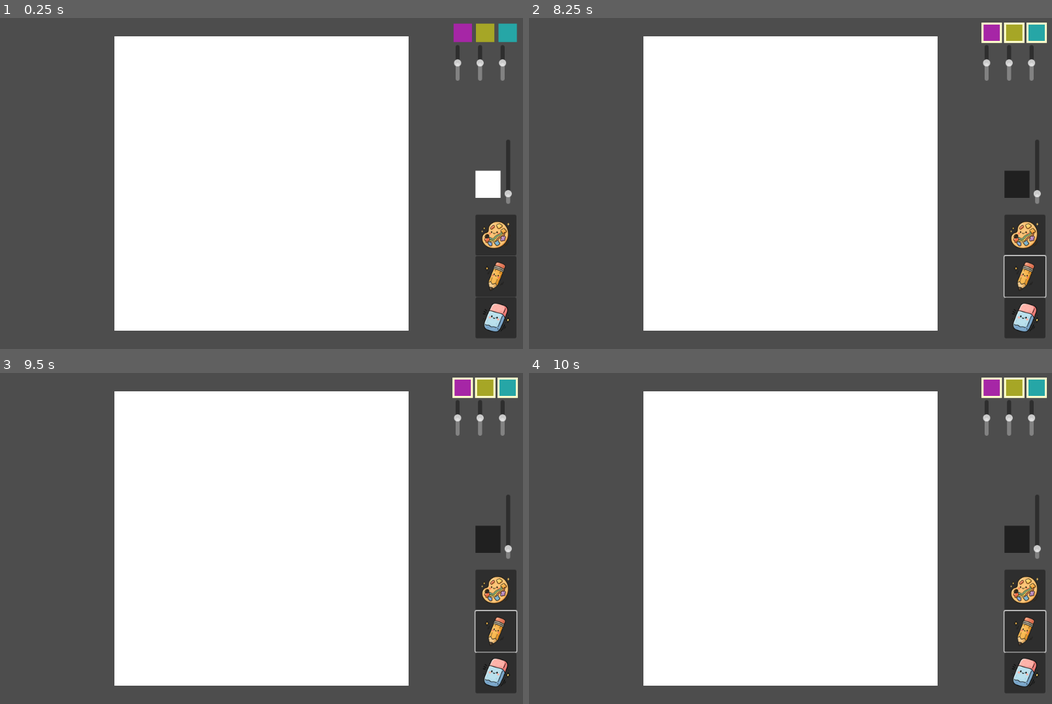
Above: before the commit, frames 1-4 (two rows, left to right).
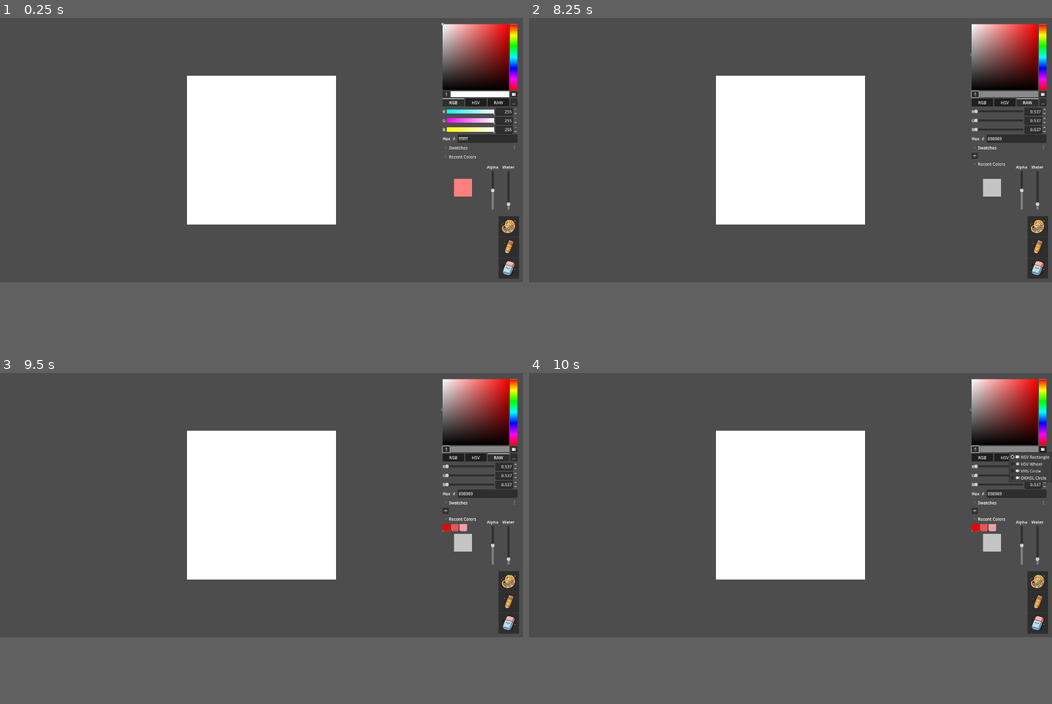
Above: after the commit, the same moments.

Repository: Dubu911/Watercolor_simulation
Game: Godot game, scene res://trial3/main3.tscn
Same seed, same stepped clock (60 frames per second), same inputs: the game is played once before the commit and once after it.
Inputs (mouse positions are in pixels of both pictures, inside the frame that each line leads up to; where the layout moved, square brackets give the same spot in the first picture):
- Up to frame 1 (0.25 s): no input
- Up to frame 2 (8.25 s): click (989, 31) at 0.52 s; click (1015, 31) at 1.27 s; click (1036, 31) at 2.02 s; click (1036, 279) [1025, 236] at 2.75 s; click (1036, 305) [1025, 276] at 3.5 s; click (973, 113) at 4.27 s; click (984, 123) at 5 s, where only the run after the commit has a clickable "RGB"; click (1004, 123) at 5.75 s, where only the run after the commit has a clickable "HSV"; click (1025, 123) at 6.5 s, where only the run after the commit has a clickable "RAW"; click (1041, 123) at 7.25 s, where only the run after the commit has a clickable "..."; click (1004, 180) at 8 s, where only the run after the commit has a clickable "Swatches"
- Up to frame 3 (9.5 s): click (481, 555) at 8.75 s, where only the run after the commit has a clickable "Recent Colors"
- Up to frame 4 (10 s): click (1041, 468) at 9.52 s
In our replay, the window is 800x506 before the commit and 800x404 after it. These sizes can differ from the game's own. Grey fills any space a smaller window leaves; there, only what the larger window draws over its background counts as a difference.

The runs differ from the first frame. In frame 1, 45% of the frame differs, in the area x 21-100%, y 1-97%; in frame 2, 45%; in frame 3, 45%; in frame 4, 45%.

Commit message:
UI change. Full color wheel implemented

Diff:
--- a/project.godot
+++ b/project.godot
@@ -21,7 +21,8 @@
 
 [display]
 
-window/size/viewport_width=1024
+window/size/viewport_width=2024
+window/size/viewport_height=1024
 
 [input]
 
--- a/trial3/brush_manager.gd
+++ b/trial3/brush_manager.gd
@@ -8,9 +8,7 @@
 @export var eraser_brush_path: NodePath
 @export var layer_for_mouse_pos_path: NodePath
 @export var current_color_display_path: NodePath
-@export var magenta_button_path: NodePath
-@export var cyan_button_path: NodePath
-@export var yellow_button_path: NodePath
+@export var color_picker_path: NodePath
 
 # --- Internal References to PathNode ---
 var painting_coordinator: Node
@@ -19,21 +17,13 @@
 var eraser_brush: Node
 var layer_for_mouse_pos: Sprite2D
 var current_color_display: ColorRect
-var magenta_button: Button
-var cyan_button: Button
-var yellow_button: Button
+var color_picker: ColorPicker
 
 # --- Current Brush State ---
-var current_pigment_color: Color = Color.GRAY
-var current_water_amount: float = 0.1 # Default value
-
-# A dictionary to store the state of each pigment.
-# The key is the pure color, the value is another dictionary holding its state.
-var pigment_states = {
-	Color(1.0, 0.0, 1.0, 1.0): {"selected": false, "alpha": 0.5, "button_node": null}, # Magenta
-	Color(0.0, 1.0, 1.0, 1.0): {"selected": false, "alpha": 0.5, "button_node": null}, # Cyan
-	Color(1.0, 1.0, 0.0, 1.0): {"selected": false, "alpha": 0.5, "button_node": null}  # Yellow
-}
+var current_hue: Color = Color.RED  # Base hue (RGB only, alpha ignored)
+var current_pigment_alpha: float = 0.5  # Pigment concentration (0.0 - 1.0)
+var current_pigment_color: Color = Color(1.0, 0.0, 0.0, 0.5)  # Final color with alpha
+var current_water_amount: float = 0.1  # Water amount
 
 
 func _ready():
@@ -65,30 +55,19 @@
 		printerr("BrushManager ERROR: CurrentColorDisplay not found!")
 		return
 
-	magenta_button = get_node_or_null(magenta_button_path) as Button
-	if not magenta_button:
-		printerr("BrushManager ERROR: magenta_button not found!")
+	color_picker = get_node_or_null(color_picker_path) as ColorPicker
+	if not color_picker:
+		printerr("BrushManager ERROR: ColorPicker not found!")
 		return
-	pigment_states[Color(1.0, 0.0, 1.0, 1.0)].button_node = magenta_button
 
-	cyan_button = get_node_or_null(cyan_button_path) as Button
-	if not cyan_button:
-		printerr("BrushManager ERROR: cyan_button not found!")
-		return
-	pigment_states[Color(0.0, 1.0, 1.0, 1.0)].button_node = cyan_button
+	# Note: color_changed signal is connected in the scene file (main3.tscn)
 
-	yellow_button = get_node_or_null(yellow_button_path) as Button
-	if not yellow_button:
-		printerr("BrushManager ERROR: yellow_button not found!")
-		return
-	pigment_states[Color(1.0, 1.0, 0.0, 1.0)].button_node = yellow_button
 	# Set the initial brush and update its properties
 	if watercolor_brush:
 		_set_active_brush(watercolor_brush)
 
 	# Initialize the UI on start
-	_update_all_button_visuals()
-	_mix_and_update_all()
+	_update_color_display()
 
 func _unhandled_input(event: InputEvent):
 	# Get the currently active brush from the coordinator
@@ -108,30 +87,14 @@
 	if active_brush_node.has_method("handle_input"):
 		active_brush_node.handle_input(event, mouse_pos_in_image_space)
 
-# This function calculates the final mixed color and updates both the brush and the UI
-# --- The core logic for calculating the final brush color ---
-func _mix_and_update_all():
-	var final_rgb_color = Color.WHITE
-	var pigments_in_mix = 0
-	for pigment_hue in pigment_states:
-		var state = pigment_states[pigment_hue]
-		if state.selected:
-			final_rgb_color.r *= pigment_hue.r
-			final_rgb_color.g *= pigment_hue.g
-			final_rgb_color.b *= pigment_hue.b
-			pigments_in_mix += 1
+# Updates the final pigment color based on hue and alpha
+func _update_pigment_color():
+	# Combine the hue (RGB) with pigment concentration (alpha)
+	current_pigment_color = Color(current_hue.r, current_hue.g, current_hue.b, current_pigment_alpha)
+	_update_active_brush_properties()
+	_update_color_display()
 
-	if pigments_in_mix == 0: final_rgb_color = Color.BLACK
-
-	var final_alpha_color = Color(1, 1, 1, 0)
-	for pigment_hue in pigment_states:
-		var state = pigment_states[pigment_hue]
-		if state.selected:
-			var current_pigment = Color(pigment_hue.r, pigment_hue.g, pigment_hue.b, state.alpha)
-			final_alpha_color = _layer_colors(current_pigment, final_alpha_color)
-
-	current_pigment_color = Color(final_rgb_color.r, final_rgb_color.g, final_rgb_color.b, final_alpha_color.a)
-	_update_active_brush_properties()
+func _update_color_display():
 	if is_instance_valid(current_color_display):
 		current_color_display.color = current_pigment_color
 
@@ -161,47 +124,8 @@
 		active_brush.set_active_color(current_pigment_color)
 		active_brush.set_water_amount(current_water_amount)
 
-func _update_all_button_visuals():
-	for pigment_hue in pigment_states:
-		_update_button_visual(pigment_hue)
-
-func _update_button_visual(hue: Color):
-	var state = pigment_states[hue]
-	var button = state.button_node # Corrected from "botten_node"
-	if not is_instance_valid(button): return
-
-	var alpha = state.alpha
-	var display_color = Color(hue.r, hue.g, hue.b, alpha)
-
-	var normal_stylebox = StyleBoxFlat.new()
-	normal_stylebox.bg_color = display_color
-	normal_stylebox.border_width_left = 2
-	normal_stylebox.border_width_right = 2
-	normal_stylebox.border_width_top = 2
-	normal_stylebox.border_width_bottom = 2
-	normal_stylebox.border_color = Color(0.3, 0.3, 0.3, 0.8)
-
-	var pressed_stylebox = normal_stylebox.duplicate()
-	pressed_stylebox.border_color = Color(1, 1, 0.8, 1)
-	pressed_stylebox.border_width_left = 4
-	pressed_stylebox.border_width_right = 4
-	pressed_stylebox.border_width_top = 4
-	pressed_stylebox.border_width_bottom = 4
-
-	button.add_theme_stylebox_override("normal", normal_stylebox)
-	button.add_theme_stylebox_override("pressed", pressed_stylebox)
-
-# Helper functions
-func _layer_colors(source_color: Color, dest_color: Color) -> Color:
-	var out_a = source_color.a + dest_color.a * (1.0 - source_color.a)
-	if out_a < 0.0001: return Color(1, 1, 1, 0)
-	var out_r = (source_color.r * source_color.a + dest_color.r * dest_color.a * (1.0 - source_color.a)) / out_a
-	var out_g = (source_color.g * source_color.a + dest_color.g * dest_color.a * (1.0 - source_color.a)) / out_a
-	var out_b = (source_color.b * source_color.a + dest_color.b * dest_color.a * (1.0 - source_color.a)) / out_a
-	return Color(out_r, out_g, out_b, out_a)
-
 # --- UI Signal Receivers ---
-# Connect the 'pressed' signal from your UI Buttons to these functions.
+# Connect these signals from your UI controls
 
 func _on_watercolor_button_pressed():
 	if watercolor_brush:
@@ -218,45 +142,21 @@
 		print("brush_manager: Eraser Brush selected")
 		_set_active_brush(eraser_brush)
 
-func _on_magenta_button_toggled(is_on: bool):
-	var magenta_hue = Color(1.0, 0.0, 1.0)
-	pigment_states[magenta_hue].selected = is_on
-	_update_button_visual(magenta_hue)
-	_mix_and_update_all()
+# Called when the color picker color changes
+func _on_color_picker_changed(new_color: Color):
+	# Extract just the RGB (hue), ignore alpha from color picker
+	current_hue = Color(new_color.r, new_color.g, new_color.b, 1.0)
+	_update_pigment_color()
+	print("Color changed to: ", current_hue)
 
-func _on_cyan_button_toggled(is_on: bool):
-	var cyan_hue = Color(0.0, 1.0, 1.0)
-	pigment_states[cyan_hue].selected = is_on
-	_update_button_visual(cyan_hue)
-	_mix_and_update_all()
+# Called when pigment concentration (alpha) slider changes
+func _on_pigment_alpha_slider_changed(value: float):
+	current_pigment_alpha = value
+	_update_pigment_color()
+	print("Pigment concentration: ", value)
 
-func _on_yellow_button_toggled(is_on: bool):
-	var yellow_hue = Color(1.0, 1.0, 0.0)
-	pigment_states[yellow_hue].selected = is_on
-	_update_button_visual(yellow_hue)
-	_mix_and_update_all()
-
-func _on_magenta_alpha_slider_changed(value: float):
-	var magenta_hue = Color(1.0, 0.0, 1.0)
-	pigment_states[magenta_hue].alpha = value
-	_update_button_visual(magenta_hue)
-	_mix_and_update_all()
-
-func _on_cyan_alpha_slider_changed(value: float):
-	var cyan_hue = Color(0.0, 1.0, 1.0)
-	pigment_states[cyan_hue].alpha = value
-	_update_button_visual(cyan_hue)
-	_mix_and_update_all()
-
-func _on_yellow_alpha_slider_changed(value: float):
-	var yellow_hue = Color(1.0, 1.0, 0.0)
-	pigment_states[yellow_hue].alpha = value
-	_update_button_visual(yellow_hue)
-	_mix_and_update_all()
-
+# Called when water amount slider changes
 func _on_water_slider_value_changed(value: float):
-	# The slider's value is from 0 to 1
 	current_water_amount = value
-	_mix_and_update_all()
-	print("Current water amount : ", value)
 	_update_active_brush_properties()
+	print("Water amount: ", value)
--- a/trial3/main3.tscn
+++ b/trial3/main3.tscn
@@ -11,17 +11,6 @@
 [ext_resource type="Script" uid="uid://bs0q83sbiekfp" path="res://trial3/painting_coordinator.gd" id="5_kn0cr"]
 [ext_resource type="Texture2D" uid="uid://j58fqdqtg4cu" path="res://icons/eraser.png" id="5_shnf3"]
 [ext_resource type="Script" uid="uid://b6vytgsswq7vp" path="res://trial3/physics_simulator.gd" id="7_a7fc4"]
-
-[sub_resource type="StyleBoxFlat" id="StyleBoxFlat_155ov"]
-
-[sub_resource type="StyleBoxFlat" id="StyleBoxFlat_a7fc4"]
-bg_color = Color(1, 0, 1, 1)
-
-[sub_resource type="StyleBoxFlat" id="StyleBoxFlat_x1wqm"]
-bg_color = Color(1, 1, 0, 1)
-
-[sub_resource type="StyleBoxFlat" id="StyleBoxFlat_tg5ul"]
-bg_color = Color(0, 1, 1, 1)
 
 [node name="main3" type="Node2D"]
 script = ExtResource("1_bp1uf")
@@ -49,9 +38,7 @@
 eraser_brush_path = NodePath("eraser_brush")
 layer_for_mouse_pos_path = NodePath("../layers_container/mobile_layer")
 current_color_display_path = NodePath("../CanvasLayer/color_swatch/current_color_display")
-magenta_button_path = NodePath("../CanvasLayer/color_controls/magenta_control/magenta")
-cyan_button_path = NodePath("../CanvasLayer/color_controls/cyan_control/cyan")
-yellow_button_path = NodePath("../CanvasLayer/color_controls/yellow_control/yellow")
+color_picker_path = NodePath("../CanvasLayer/color_picker")
 
 [node name="watercolor_brush" type="Node" parent="brush_manager"]
 script = ExtResource("2_shnf3")
@@ -88,10 +75,10 @@
 anchor_top = 1.0
 anchor_right = 1.0
 anchor_bottom = 1.0
-offset_left = -93.0
-offset_top = -263.0
-offset_right = -13.0
-offset_bottom = -21.0
+offset_left = -95.0
+offset_top = -256.0
+offset_right = -15.0
+offset_bottom = -14.0
 grow_horizontal = 0
 grow_vertical = 0
 mouse_filter = 0
@@ -115,92 +102,66 @@
 size_flags_horizontal = 0
 icon = ExtResource("5_shnf3")
 
-[node name="color_controls" type="HBoxContainer" parent="CanvasLayer"]
-offset_left = 881.0
-offset_top = 9.0
-offset_right = 1019.0
-offset_bottom = 55.0
+[node name="color_picker" type="ColorPicker" parent="CanvasLayer"]
+offset_left = 1709.0
+offset_top = 20.0
+offset_right = 2007.0
+offset_bottom = 557.0
+edit_alpha = false
 
-[node name="pigment" type="Label" parent="CanvasLayer/color_controls"]
+[node name="pigment_control" type="VBoxContainer" parent="CanvasLayer"]
+offset_left = 1872.0
+offset_top = 566.0
+offset_right = 1942.0
+offset_bottom = 756.0
+
+[node name="pigment_label" type="Label" parent="CanvasLayer/pigment_control"]
 layout_mode = 2
+text = "Alpha"
+horizontal_alignment = 1
 
-[node name="magenta_control" type="VBoxContainer" parent="CanvasLayer/color_controls"]
+[node name="pigment_alpha_slider" type="VSlider" parent="CanvasLayer/pigment_control"]
+custom_minimum_size = Vector2(60, 150)
 layout_mode = 2
-
-[node name="magenta" type="Button" parent="CanvasLayer/color_controls/magenta_control"]
-custom_minimum_size = Vector2(40, 40)
-layout_mode = 2
-theme_override_styles/hover = SubResource("StyleBoxFlat_155ov")
-theme_override_styles/normal = SubResource("StyleBoxFlat_a7fc4")
-toggle_mode = true
-
-[node name="magenta_alpha_slider" type="VSlider" parent="CanvasLayer/color_controls/magenta_control"]
-custom_minimum_size = Vector2(20, 70)
-layout_mode = 2
+size_flags_horizontal = 4
 max_value = 1.0
 step = 0.01
 value = 0.5
 
-[node name="yellow_control" type="VBoxContainer" parent="CanvasLayer/color_controls"]
+[node name="water_control" type="VBoxContainer" parent="CanvasLayer"]
+offset_left = 1933.0
+offset_top = 566.0
+offset_right = 2003.0
+offset_bottom = 756.0
+
+[node name="water_label" type="Label" parent="CanvasLayer/water_control"]
 layout_mode = 2
+text = "Water"
+horizontal_alignment = 1
 
-[node name="yellow" type="Button" parent="CanvasLayer/color_controls/yellow_control"]
-custom_minimum_size = Vector2(40, 40)
+[node name="water_slider" type="VSlider" parent="CanvasLayer/water_control"]
+custom_minimum_size = Vector2(60, 150)
 layout_mode = 2
-theme_override_styles/normal = SubResource("StyleBoxFlat_x1wqm")
-toggle_mode = true
-
-[node name="yellow_alpha_slider" type="VSlider" parent="CanvasLayer/color_controls/yellow_control"]
-custom_minimum_size = Vector2(20, 70)
-layout_mode = 2
-max_value = 1.0
-step = 0.01
-value = 0.5
-
-[node name="cyan_control" type="VBoxContainer" parent="CanvasLayer/color_controls"]
-layout_mode = 2
-
-[node name="cyan" type="Button" parent="CanvasLayer/color_controls/cyan_control"]
-custom_minimum_size = Vector2(40, 40)
-layout_mode = 2
-theme_override_styles/normal = SubResource("StyleBoxFlat_tg5ul")
-toggle_mode = true
-
-[node name="cyan_alpha_slider" type="VSlider" parent="CanvasLayer/color_controls/cyan_control"]
-custom_minimum_size = Vector2(20, 70)
-layout_mode = 2
-max_value = 1.0
-step = 0.01
-value = 0.5
-
-[node name="water_slider" type="VSlider" parent="CanvasLayer"]
-offset_left = 982.0
-offset_top = 238.0
-offset_right = 1009.0
-offset_bottom = 364.0
+size_flags_horizontal = 4
 max_value = 1.0
 step = 0.01
 value = 0.1
 
 [node name="color_swatch" type="ColorRect" parent="CanvasLayer"]
-offset_left = 931.0
-offset_top = 299.0
-offset_right = 980.0
-offset_bottom = 352.0
+offset_left = 1757.0
+offset_top = 623.0
+offset_right = 1827.0
+offset_bottom = 693.0
 
 [node name="current_color_display" type="ColorRect" parent="CanvasLayer/color_swatch"]
 z_index = 1
 layout_mode = 0
-offset_right = 49.0
-offset_bottom = 53.0
+offset_right = 70.0
+offset_bottom = 70.0
 
 [connection signal="pressed" from="CanvasLayer/VBoxContainer/watercolor_button" to="brush_manager" method="_on_watercolor_button_pressed"]
 [connection signal="pressed" from="CanvasLayer/VBoxContainer/pencil_button" to="brush_manager" method="_on_pencil_button_pressed"]
 [connection signal="pressed" from="CanvasLayer/VBoxContainer/eraser_button" to="brush_manager" method="_on_eraser_button_pressed"]
-[connection signal="toggled" from="CanvasLayer/color_controls/magenta_control/magenta" to="brush_manager" method="_on_magenta_button_toggled"]
-[connection signal="value_changed" from="CanvasLayer/color_controls/magenta_control/magenta_alpha_slider" to="brush_manager" method="_on_magenta_alpha_slider_changed"]
-[connection signal="toggled" from="CanvasLayer/color_controls/yellow_control/yellow" to="brush_manager" method="_on_yellow_button_toggled"]
-[connection signal="value_changed" from="CanvasLayer/color_controls/yellow_control/yellow_alpha_slider" to="brush_manager" method="_on_yellow_alpha_slider_changed"]
-[connection signal="toggled" from="CanvasLayer/color_controls/cyan_control/cyan" to="brush_manager" method="_on_cyan_button_toggled"]
-[connection signal="value_changed" from="CanvasLayer/color_controls/cyan_control/cyan_alpha_slider" to="brush_manager" method="_on_cyan_alpha_slider_changed"]
-[connection signal="value_changed" from="CanvasLayer/water_slider" to="brush_manager" method="_on_water_slider_value_changed"]
+[connection signal="color_changed" from="CanvasLayer/color_picker" to="brush_manager" method="_on_color_picker_changed"]
+[connection signal="value_changed" from="CanvasLayer/pigment_control/pigment_alpha_slider" to="brush_manager" method="_on_pigment_alpha_slider_changed"]
+[connection signal="value_changed" from="CanvasLayer/water_control/water_slider" to="brush_manager" method="_on_water_slider_value_changed"]
--- a/trial3/painting_coordinator.gd
+++ b/trial3/painting_coordinator.gd
@@ -236,7 +236,7 @@
 
 
 # Input handling.
-func _unhandled_input(event: InputEvent):
+func _unhandled_input(_event: InputEvent):
 	var angle_change_speed = 1.0 # How fast the angle changes when a key is held
 	var needs_update = false
 
Not shown: 1 places in trial3/main3.tscn that only renumber resources
